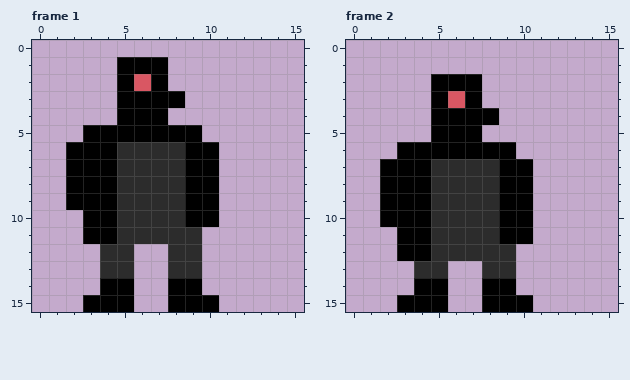
Pixel-art file -- sprites/Player/Idle/Idle.aseprite. The picture above is the old version.
16x16 pixels, 2 frames. Shown: frame 1, frame 2.
And afterwards:
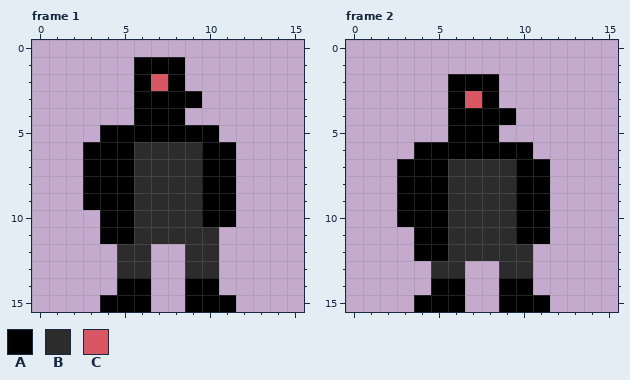
Palette (. is transparent): A #000000  B #2c2c2c  C #d95763
Change:
Changed rows in their new state; - is an unchanged pixel.
Frame 1:
first column x 2:
 1 ---.--A---
 2 ---.ACA---
 3 ---.---A--
 4 ---.--A---
 5 -.------A-
 6 .--A---B-A
 7 .--A---B-A
 8 .--A---B-A
 9 .--A---B-A
10 -.-A---B-A
11 -.-A----B-
12 --.-B-.-B-
13 --.-B-.-B-
14 --.-A-.-A-
15 -.--A-.--A
Frame 2:
first column x 2:
 2 ---.--A---
 3 ---.ACA---
 4 ---.---A--
 5 ---.--A---
 6 -.------A-
 7 .--A---B-A
 8 .--A---B-A
 9 .--A---B-A
10 .--A---B-A
11 -.-A---B-A
12 -.-A----B-
13 --.-B-.-B-
14 --.-A-.-A-
15 -.--A-.--A
Pixel boxes of the changes (left, top, right, bottom) in both pictures:
changed: (66, 57, 236, 312)
changed: (380, 74, 550, 312)
